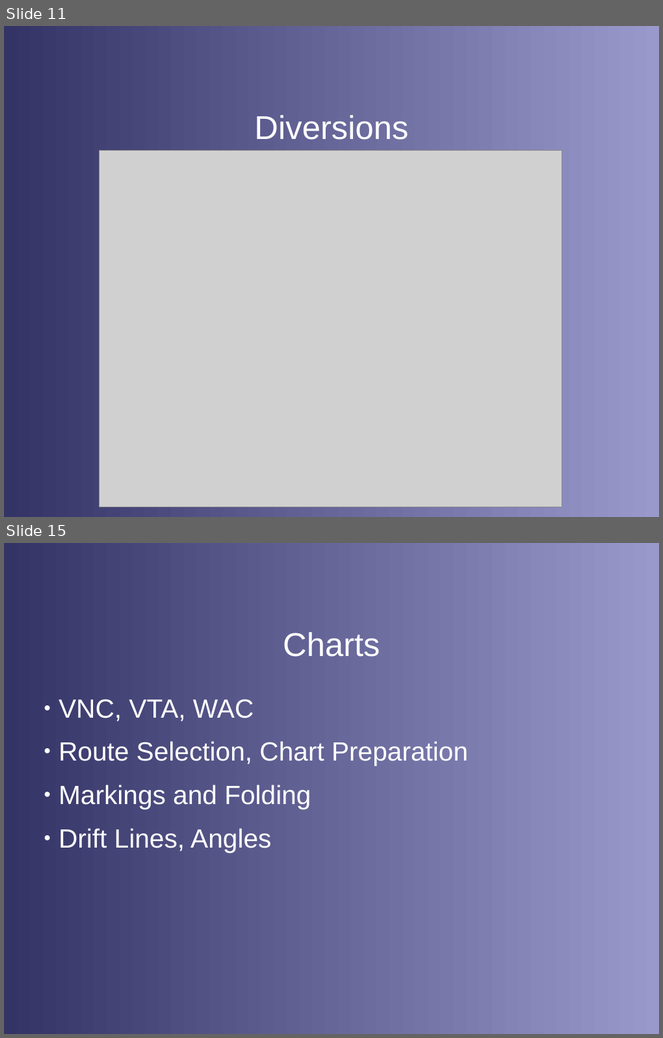
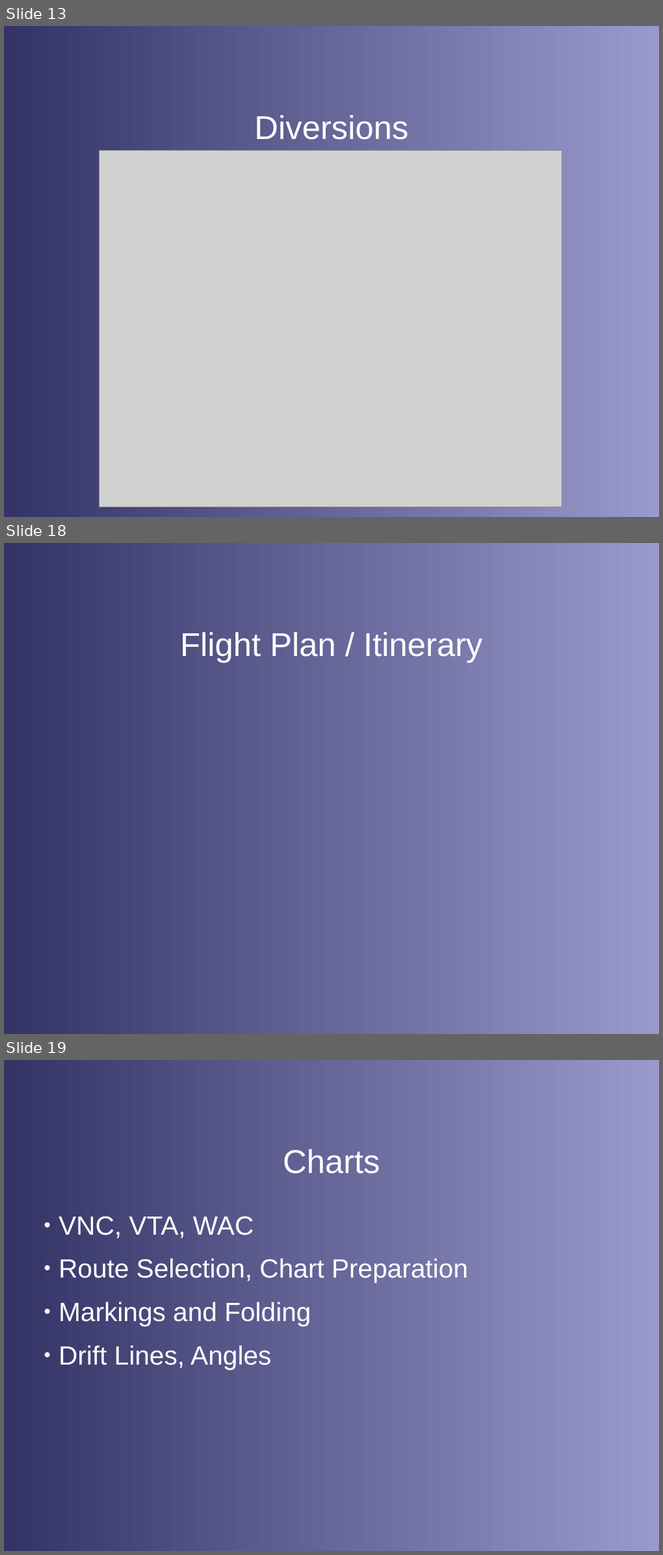
Before and after one commit to stephanheinemann/flight, a slide deck: FI/Navigation/Navigation.odp. Shown one above the other, each under a label of ours: slides 11 and 15 before the commit, slides 13, 18 and 19 after it; the slides between them are not shown. The pictures are 663x1038 and 663x1555 pixels, drawn with LibreOffice and Linux fonts; fonts in the diff are those of the drawing; grey boxes stand for pictures; background and template pictures are left out. Boxes give left, top, right and bottom in pixels: in the first picture for what was removed or moved away, otherwise in the second. Text is boxed around its words. In the diff, an @@ line names an element or a change of style, - is before the commit and + after.

```diff
--- a/FI/Navigation/Navigation.odp
+++ b/FI/Navigation/Navigation.odp
@@ slide 18 added at (4,543,659,1034), background gradient #333366 to #9999CC @@
@@ title added at (180,632,482,663), 40 pt, text #FFFFFF @@
+Flight Plan / Itinerary
@@ what was slide 11 is now slide 13 @@
@@ what was slide 15 is now slide 19 @@
```
Also in this commit, not shown: 3 slides changed, 4 other slides added, 1 slide removed, 3 other files.
